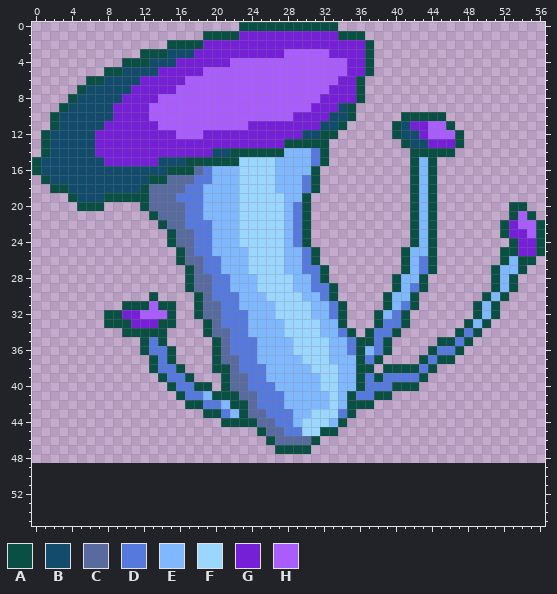
Pixel-art sprite: Res/DarkFlower.png. The first picture shows the starting point.
The file is 60x65 pixels. The old version is drawn lined up with the new one, on the new canvas.
Palette (. is transparent): A #0a4f44  B #124b6c  C #596b9e  D #5679dd  E #80b8ff  F #9bd6ff  G #751fd6  H #a85dfc
Pixels before (only the part around the change), first column x 1:
22 .............ACCDDDEEEFFFFFEDA...........AEA.......AGHHA
23 ..............ACCDDEEEFFFFFEDA...........AEA.......AGGHA
24 ..............ACCDDEEEFFFFFEDA...........AEA........AGGA
25 ...............ACDDEEEEFFFFEEDA.........AEEA.......AAGGA
26 ...............ACCDDEEEFFFFEEDA.........AEDA.......AEAA.
27 ................ACDDEEEFFFFEEDDA........AEDA......AEEA..
28 ................ACCDDEEEFFFFEEDA.......AEEA.......AEA...
29 ................ACCDDEEEFFFFEEDDA......AEDA.......AEA...
30 ............A....ACDDDEEEFFFFEEDA.....AEEA.......AEA....
31 .........AAAHAA..ACCDDEEEEFFFFEEDA....AEDA......AEA.....
32 .......AAGGHHHA..ACCDDDEEEFFFFEEDA...AEDA.......AEA.....
33 .......AAAGGGAA...ACDDDEEEEFFFFEEA...ADDA......AEA......
34 .........AAAAA....ACCDDEEEEFFFFEEDA.ADDA......ADA.......
35 ...........ADA.....ACDDDEEEEFFFFEEDAADA.....AADA........
36 ...........ADDA....ACDDDEEEEFFFFEEDAEDA....ADDA.........
37 ............ADA....ACCDDEEEEEFFFEEEADA....ADAA..........
38 ............ADDA...AACDDDEEEEEFFFEEAA.AAAADA............
39 .............ADDA...ACCDDEEEEEEFFEEADADDDDA.............
40 ..............ADDAA.ACCDDDEEEEEFFEEADDDAAA..............
41 ...............ADDEAAACCDDDEEEEEFEADDAA.................
42 ................AADDEAACDDDEEEEEFEAAA...................
43 ..................AADEACCDDDEEFFFDA.....................
44 ....................AAAACCDDEFFFEA......................
45 ........................ACCDDFFAA.......................
46 .........................ACCCCA.........................
47 ..........................AAAA..........................
48 ........................................................
49 ........................................................
50 ........................................................
51 ........................................................
52 ........................................................
53 ........................................................
54 ........................................................
55 ........................................................
New version:
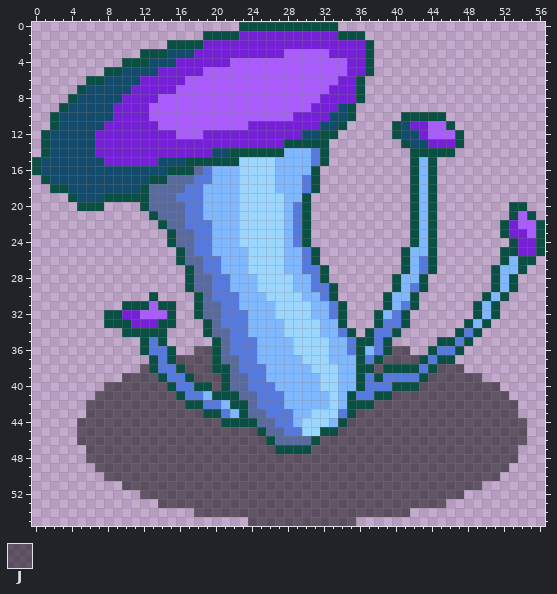
Colours new in this view: J #00000080
The exact change:
canvas 60x65 -> 57x56, the old top-left corner now at -1,-16 (the part of the old canvas that was cut away was empty and is not shown)
Colour J now appears in row 36 at x 18 to 19 and 40 to 41; in row 37 at x 16 to 19 and 39 to 42; in row 38 at x 12, 17 to 19, 38 and 45 to 47; in row 39 at x 10 to 13, 18 to 20 and 44 to 49; in row 40 at x 8 to 14, 20 and 43 to 51; in row 41 at x 7 to 15 and 40 to 52.
Colour J now appears in row 42 at x 6 to 16 and 38 to 53; in row 43 at x 6 to 18 and 36 to 53; in row 44 at x 5 to 20 and 35 to 54; in row 45 at x 5 to 24 and 34 to 54; in row 46 at x 5 to 25 and 32 to 54; in row 47 at x 6 to 26 and 31 to 53.
Colour J now appears in row 48 at x 6 to 53; in row 49 at x 7 to 52; in row 50 at x 8 to 51; in row 51 at x 10 to 49; in row 52 at x 12 to 47; in row 53 at x 14 to 45.
Colour J now appears in row 54 at x 18 to 41; in row 55 at x 24 to 35.
